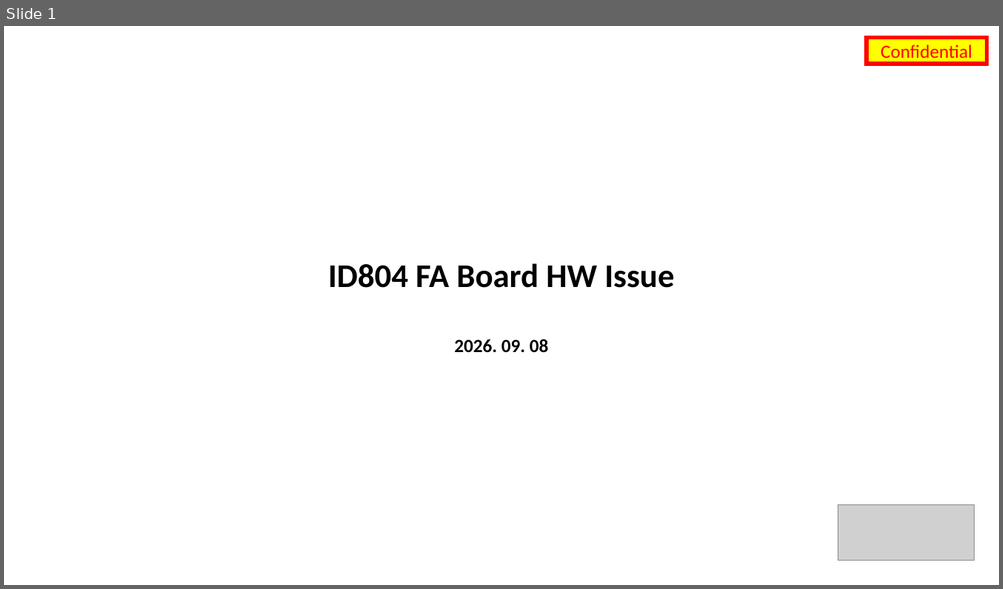
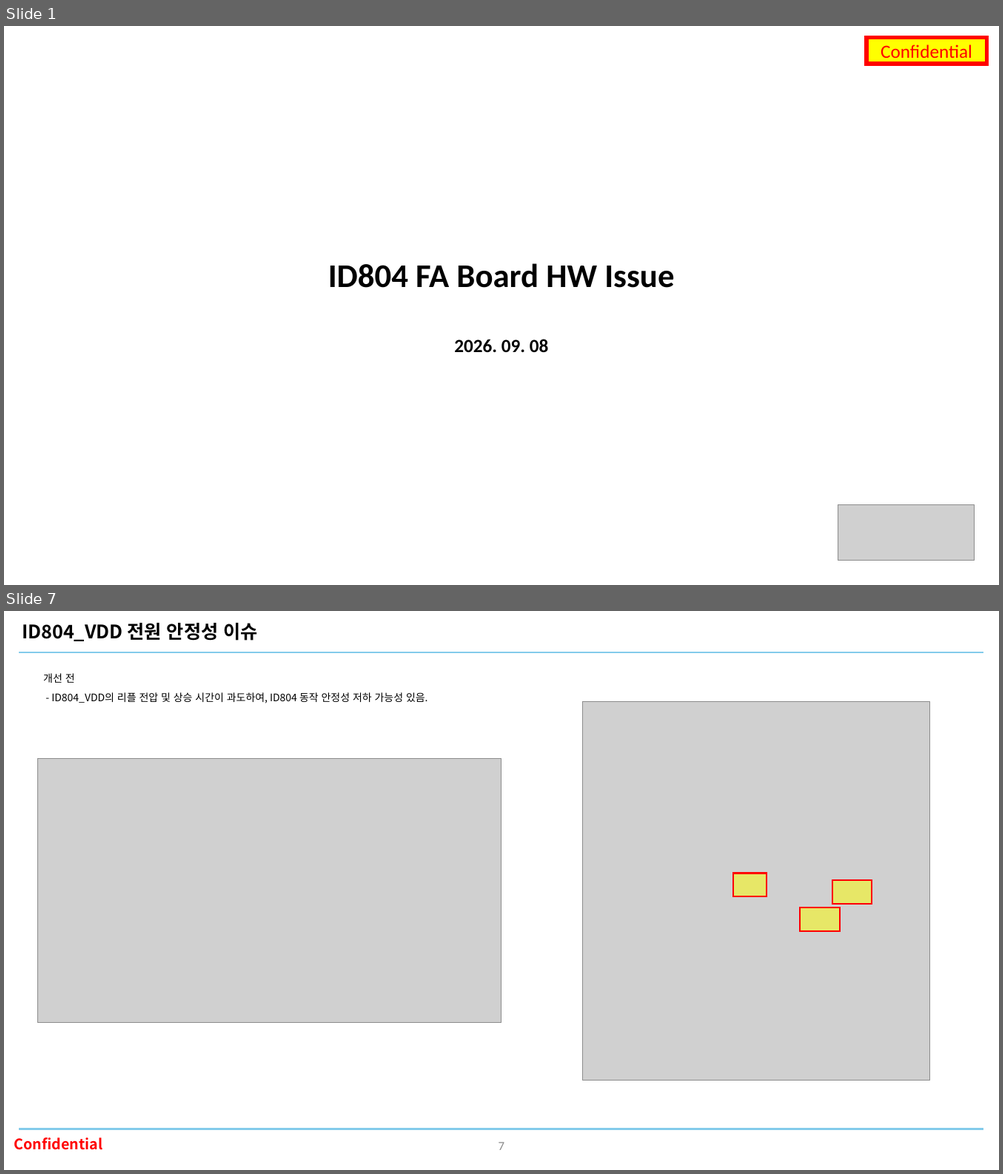
Before and after one commit to oio9595/Global_Technologies_FW, a slide deck: ID804/ID804_FA_Board/Docs/id804_fa_board_hw_issue_260908.pptx. Shown one above the other, each under a label of ours: slide 1 before the commit, slides 1 and 7 after it; the slides between them are not shown. The pictures are 1003x589 and 1003x1174 pixels, drawn with LibreOffice and Linux fonts; fonts in the diff are those of the drawing; grey boxes stand for pictures; background and template pictures are left out. Boxes give left, top, right and bottom in pixels: in the first picture for what was removed or moved away, otherwise in the second. Text is boxed around its words. In the diff, an @@ line names an element or a change of style, - is before the commit and + after.

```diff
--- a/ID804/ID804_FA_Board/Docs/id804_fa_board_hw_issue_260908.pptx
+++ b/ID804/ID804_FA_Board/Docs/id804_fa_board_hw_issue_260908.pptx
@@ slide 7 added at bbox=[4, 611, 999, 1170], background #FFFFFF @@
@@ text added at bbox=[22, 623, 258, 641], 18 pt, text #000000, bold @@
+ID804_VDD 전원 안정성 이슈
@@ line added from (19, 652) to (984, 652), #83CBEB 1.5 pt @@
@@ text added at bbox=[43, 673, 427, 703], 10 pt, text #000000 @@
+개선 전
+- ID804_VDD의 리플 전압 및 상승 시간이 과도하여, ID804 동작 안정성 저하 가능성 있음.
@@ picture added at bbox=[583, 702, 930, 1081] @@
@@ picture added at bbox=[37, 759, 502, 1024] @@
@@ rectangle added at bbox=[733, 874, 765, 897], fill #FFFF00 at 50% opacity, outline #FF0000 1.5 pt @@
@@ rectangle added at bbox=[832, 880, 872, 904], fill #FFFF00 at 50% opacity, outline #FF0000 1.5 pt @@
@@ rectangle added at bbox=[800, 908, 839, 932], fill #FFFF00 at 50% opacity, outline #FF0000 1.5 pt @@
@@ text added at bbox=[14, 1138, 103, 1150], 14 pt, text #FF0000, bold @@
+Confidential
@@ line added from (19, 1130) to (984, 1130), #83CBEB 1.5 pt @@
@@ page number added at bbox=[498, 1142, 504, 1150], 12 pt, text #8C8C8C @@
+7
```
Also in this commit, not shown: 8 slides changed, 4 other slides added, 2 slides removed, 4 other files.
